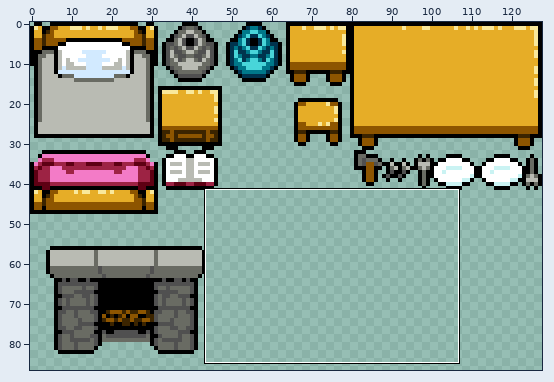
Sprite sheet, stored at assets/images/interiorDecorations.png. The picture above shows the old version from afar; the outline marks the close-up.
Close-up. Before:
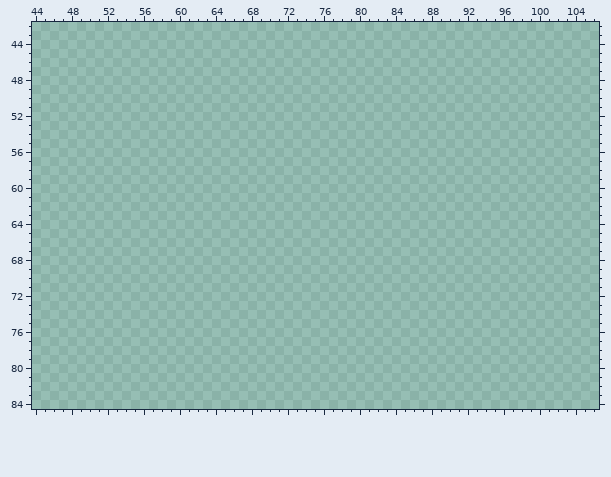
The file is 128x112 pixels. Colours within 5 levels of each other are drawn and written as one. Shown: x 44..106, y 42..84. The wide view leaves out empty margins.
The result:
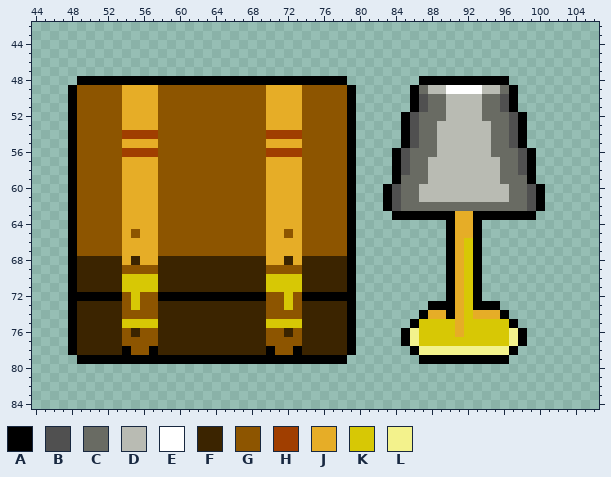
Palette (. is transparent): A #000000  B #505050  C #696b63  D #b9bbb3  E #ffffff  F #3b2400  G #8d5500  H #a03e00  J #e6ad27  K #d7c805  L #f3f28c
Change:
y 48: x 49..78 .............................. -> AAAAAAAAAAAAAAAAAAAAAAAAAAAAAA; x 87..96 .......... -> AAAAAAAAAA
y 49: x 48..79 ................................ -> AGGGGGJJJJGGGGGGGGGGGGJJJJGGGGGA; x 86..97 ............ -> ACDDEEEEDDCA
y 50..51: x 48..79 ................................ -> AGGGGGJJJJGGGGGGGGGGGGJJJJGGGGGA; x 86..97 ............ -> ABCCDDDDCCBA
y 52: x 48..79 ................................ -> AGGGGGJJJJGGGGGGGGGGGGJJJJGGGGGA; x 85..98 .............. -> ABCCCDDDDCCCBA
y 53: x 48..79 ................................ -> AGGGGGJJJJGGGGGGGGGGGGJJJJGGGGGA; x 85..98 .............. -> ABCCDDDDDDCCBA
y 54: x 48..79 ................................ -> AGGGGGHHHHGGGGGGGGGGGGHHHHGGGGGA; x 85..98 .............. -> ABCCDDDDDDCCBA
y 55: x 48..79 ................................ -> AGGGGGJJJJGGGGGGGGGGGGJJJJGGGGGA; x 85..98 .............. -> ABCCDDDDDDCCBA
y 56: x 48..79 ................................ -> AGGGGGHHHHGGGGGGGGGGGGHHHHGGGGGA; x 84..99 ................ -> ABCCCDDDDDDCCCBA
y 57..58: x 48..79 ................................ -> AGGGGGJJJJGGGGGGGGGGGGJJJJGGGGGA; x 84..99 ................ -> ABCCDDDDDDDDCCBA
y 59: x 48..79 ................................ -> AGGGGGJJJJGGGGGGGGGGGGJJJJGGGGGA; x 84..99 ................ -> ACCCDDDDDDDDCCCA
y 60..61: x 48..79 ................................ -> AGGGGGJJJJGGGGGGGGGGGGJJJJGGGGGA; x 83..100 .................. -> ABCCDDDDDDDDDDCCBA
y 62: x 48..79 ................................ -> AGGGGGJJJJGGGGGGGGGGGGJJJJGGGGGA; x 83..100 .................. -> ABCCCCCCCCCCCCCCBA
y 63: x 48..79 ................................ -> AGGGGGJJJJGGGGGGGGGGGGJJJJGGGGGA; x 84..99 ................ -> AAAAAAAJJAAAAAAA
y 64: x 48..79 ................................ -> AGGGGGJJJJGGGGGGGGGGGGJJJJGGGGGA; x 90..93 .... -> AJJA
y 65: x 48..79 ................................ -> AGGGGGJGJJGGGGGGGGGGGGJJGJGGGGGA; x 90..93 .... -> AJJA
y 66..67: x 48..79 ................................ -> AGGGGGJJJJGGGGGGGGGGGGJJJJGGGGGA; x 90..93 .... -> AJKA
y 68: x 48..79 ................................ -> AFFFFFJFJJFFFFFFFFFFFFJJFJFFFFFA; x 90..93 .... -> AJKA
y 69: x 48..79 ................................ -> AFFFFFGGGGFFFFFFFFFFFFGGGGFFFFFA; x 90..93 .... -> AJKA
y 70..71: x 48..79 ................................ -> AFFFFFKKKKFFFFFFFFFFFFKKKKFFFFFA; x 90..93 .... -> AJKA
y 72: x 48..79 ................................ -> AAAAAAGKGGAAAAAAAAAAAAGGKGAAAAAA; x 90..93 .... -> AJKA
y 73: x 48..79 ................................ -> AFFFFFGKGGFFFFFFFFFFFFGGKGFFFFFA; x 88..95 ........ -> AAAJKAAA
y 74: x 48..79 ................................ -> AFFFFFGGGGFFFFFFFFFFFFGGGGFFFFFA; x 87..96 .......... -> AJJAJKJJJA
y 75: x 48..79 ................................ -> AFFFFFKKKKFFFFFFFFFFFFKKKKFFFFFA; x 86..97 ............ -> AKKKKJKKKKKA
y 76: x 48..79 ................................ -> AFFFFFGFGGFFFFFFFFFFFFGGFGFFFFFA; x 85..98 .............. -> ALKKKKJKKKKKLA
y 77: x 48..79 ................................ -> AFFFFFGGGGFFFFFFFFFFFFGGGGFFFFFA; x 85..98 .............. -> ALKKKKKKKKKKLA
y 78: x 48..79 ................................ -> AFFFFFAGGAFFFFFFFFFFFFAGGAFFFFFA; x 86..97 ............ -> ALLLLLLLLLLA
y 79: x 49..78 .............................. -> AAAAAAAAAAAAAAAAAAAAAAAAAAAAAA; x 87..96 .......... -> AAAAAAAAAA
